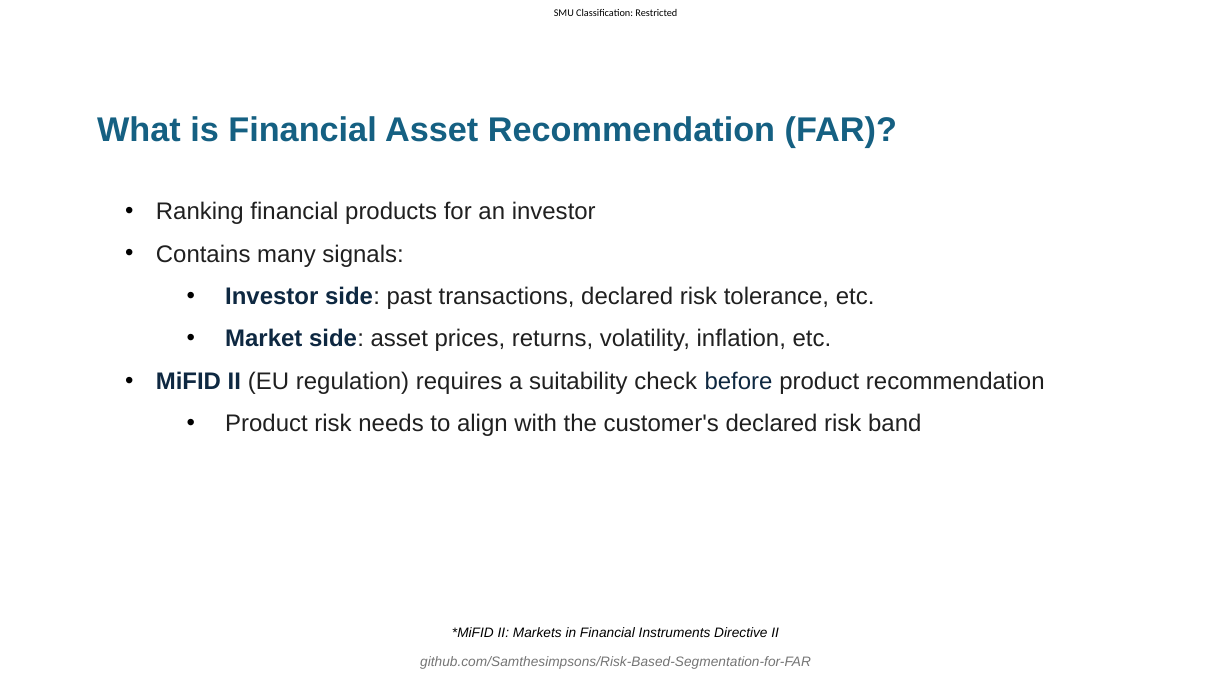
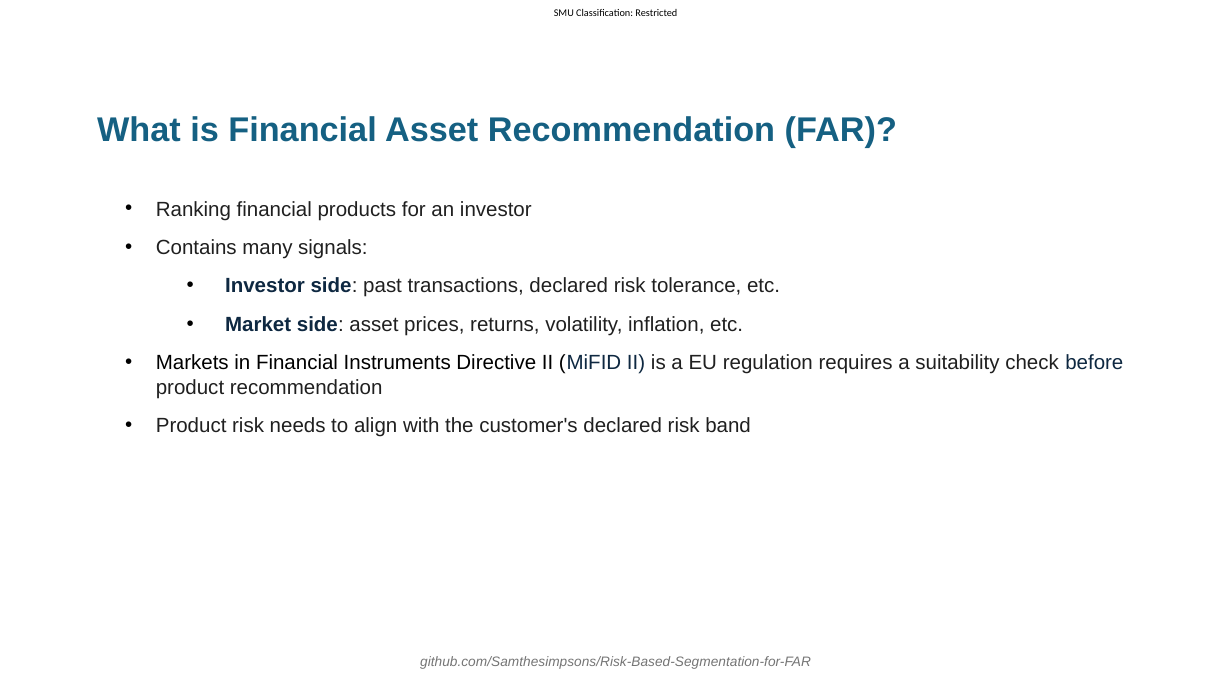
Before and after one commit to Samthesimpsons/Risk-Based-Segmentation-for-FAR, a slide deck: slide 3 of thesis/slides_draft_2/slides.pptx. Drawn at 1232x693 pixels with LibreOffice and Linux fonts; fonts in the diff are those of the drawing; background and template pictures are left out. Boxes give left, top, right and bottom in pixels: in the first picture for what was removed or moved away, otherwise in the second. Text is boxed around its words. In the diff, an @@ line names an element or a change of style, - is before the commit and + after.

```diff
--- a/thesis/slides_draft_2/slides.pptx
+++ b/thesis/slides_draft_2/slides.pptx
@@ text at bbox=[156, 201, 780, 437]: size 14 to 12 pt in "Ranking financial products for an investor", "Contains many signals:", "Investor side: past transactions, declared risk tolerance, ...", "Market side: asset prices, returns, volatility, inflation, ..." and 1 more places; list level 2 to 1 in "Product risk needs to align ..." @@
@@ text at bbox=[156, 354, 1123, 399]: text changed; size 14 to 12 pt @@
-• MiFID II (EU regulation) requires a suitability check before product recommendation
+• Markets in Financial Instruments Directive II (MiFID II) is a EU regulation requires a suitability check before product recommendation
@@ text removed at bbox=[452, 627, 779, 637] @@
-*MiFID II: Markets in Financial Instruments Directive II
```
Also in this commit, not shown: 23 other slides changed.
